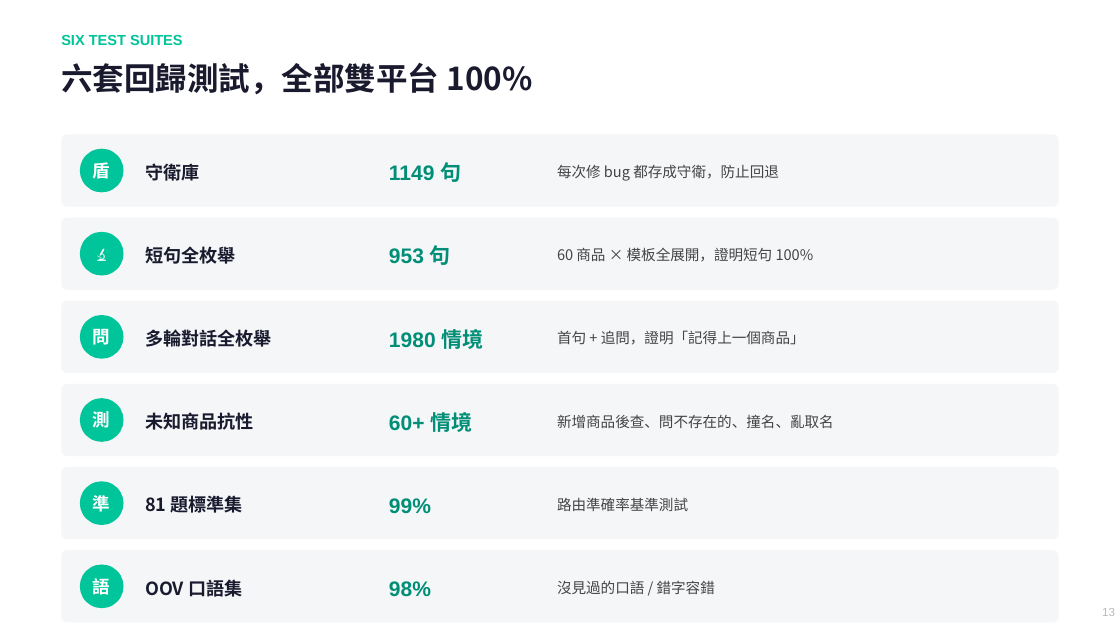
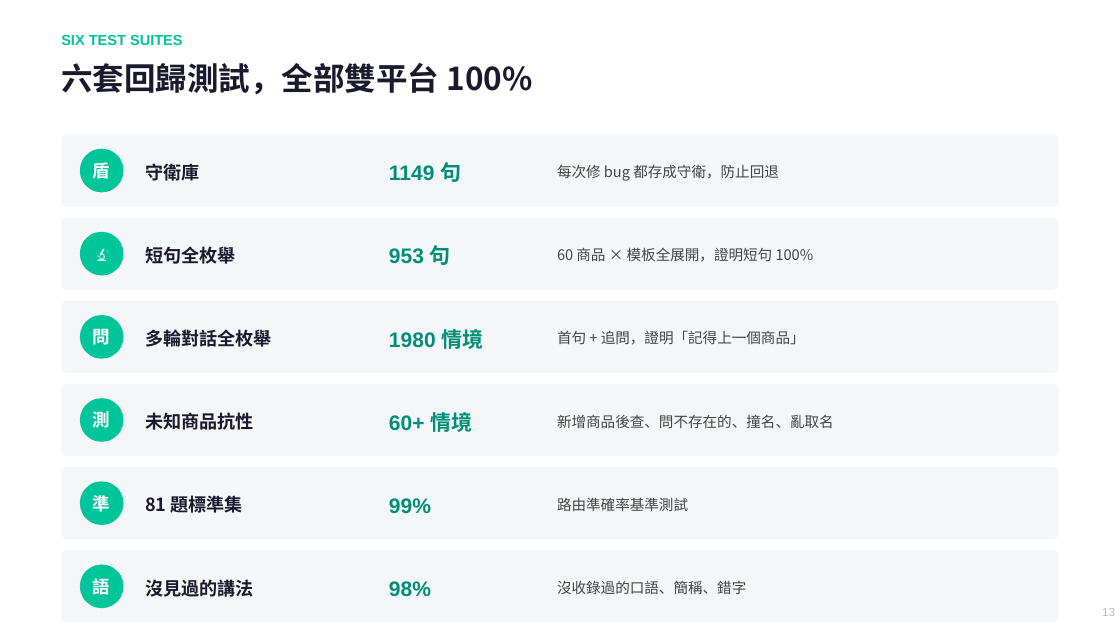
Before and after one commit to chunyen627-afk/warehouse-v2-agent, a slide deck: slide 13 of 倉管Agent_專案簡報.pptx. Drawn at 1120x630 pixels with LibreOffice and Linux fonts; fonts in the diff are those of the drawing. Boxes give left, top, right and bottom in pixels: in the first picture for what was removed or moved away, otherwise in the second. Text is boxed around its words. In the diff, an @@ line names an element or a change of style, - is before the commit and + after.

```diff
--- a/倉管Agent_專案簡報.pptx
+++ b/倉管Agent_專案簡報.pptx
@@ text at [145, 579, 253, 597]: text changed @@
-OOV 口語集
+沒見過的講法
@@ text at [557, 580, 746, 594]: text changed @@
-沒見過的口語 / 錯字容錯
+沒收錄過的口語、簡稱、錯字
```
Also in this commit, not shown: 4 other slides changed, 1 other file.
